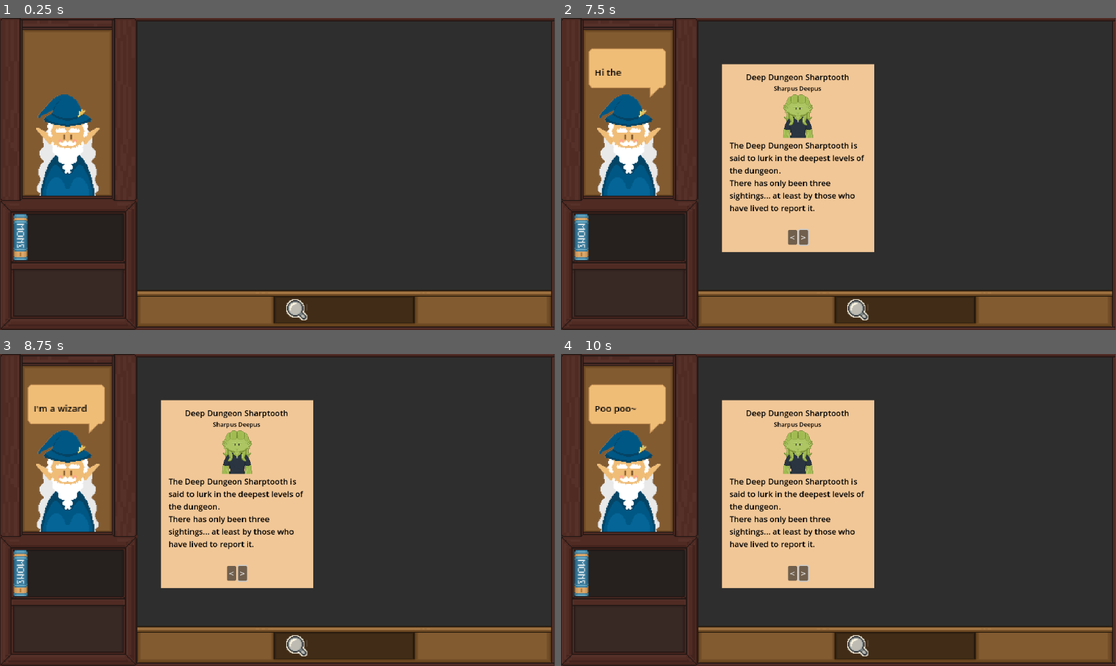
Above: before the commit, frames 1-4 (two rows, left to right).
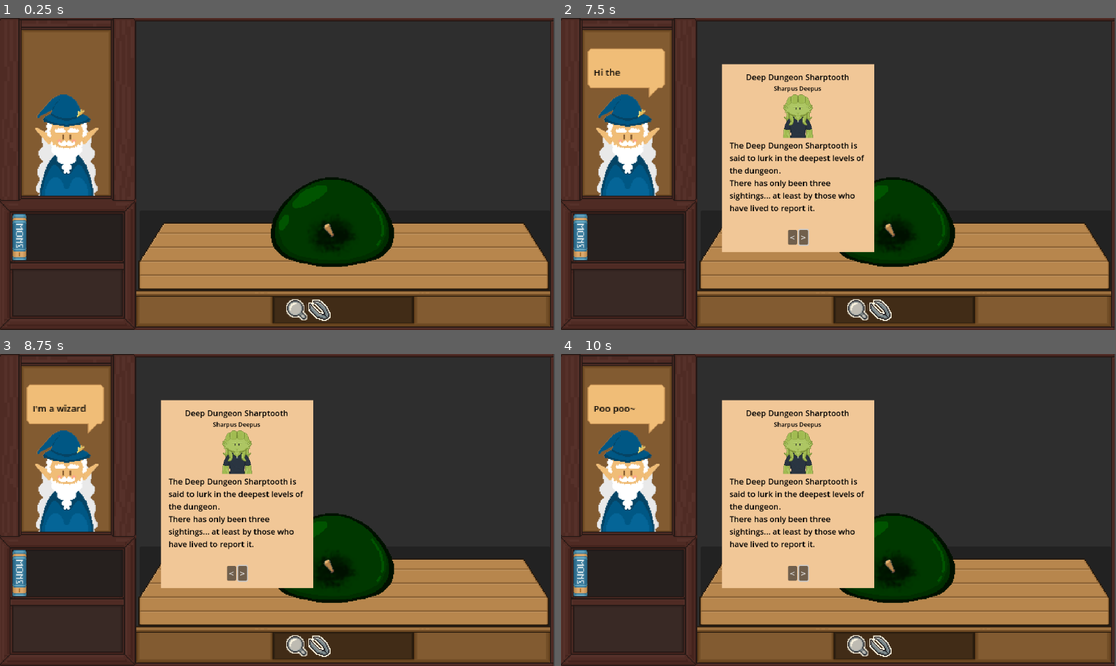
Above: after the commit, the same moments.

Repository: brekkiee/Dungeonologist
Game: Godot game, scene res://Scenes/home.tscn
The game is run twice, just before and just after one commit, with the same random seed, the same clock (stepped at 60 frames per second) and the same inputs.
Inputs (mouse positions are in pixels of both pictures, inside the frame that each line leads up to):
- Up to frame 1 (0.25 s): no input
- Up to frame 2 (7.5 s): click (583, 236) at 0.5 s; click "<" at 1.25 s; click ">" at 2 s; click (583, 236) at 2.75 s; click (583, 236) at 3.5 s; click "<" at 4.25 s; click ">" at 5 s; click "<" at 5.75 s; click ">" at 6.5 s; tap Enter at 7.25 s; move the mouse to (855, 311) at 7.27 s; hold Space (advance_text) from 7.28 s (still down); click (855, 311) at 7.42 s
- Up to frame 3 (8.75 s): move the mouse to (166, 525) at 8.02 s; release Space (advance_text) at 8.03 s; tap Space (advance_text) at 8.1 s; click (166, 525) at 8.17 s
- Up to frame 4 (10 s): move the mouse to (894, 441) at 8.77 s; hold Space (advance_text) 8.78-9.53 s; click (894, 441) at 8.92 s; tap Enter at 9.5 s; move the mouse to (810, 572) at 9.52 s; tap Space (advance_text) at 9.6 s; click (810, 572) at 9.67 s

The runs differ from the first frame. In frame 1, 20% of the frame differs, in the area x 0-100%, y 0-100%; in frame 2, 17%; in frame 3, 17%; in frame 4, 17%.
Error after the commit: Invalid access to property or key 'extents' on a base object of type 'CapsuleShape2D'. (res://Scripts/magnifying_glass.gd:30)

Commit message:
Tweezers,Monster

Diff:
--- a/Scenes/UI.tscn
+++ b/Scenes/UI.tscn
@@ -6,6 +6,8 @@
 [ext_resource type="Script" path="res://Scripts/NPC.gd" id="3_ggbwu"]
 [ext_resource type="Texture2D" uid="uid://b305gyiy1canp" path="res://Assets/Sprites/mon_book.png" id="4_iyqxm"]
 [ext_resource type="Texture2D" uid="uid://bc2u4ocwp1y34" path="res://Assets/Sprites/wizard.png" id="4_qn8ya"]
+[ext_resource type="Texture2D" uid="uid://dl15v83fdbyfj" path="res://Assets/Sprites/examination_table.png" id="7_t6mku"]
+[ext_resource type="Script" path="res://Scripts/examination_table.gd" id="7_vvbcd"]
 
 [sub_resource type="StyleBoxEmpty" id="StyleBoxEmpty_och05"]
 
@@ -108,8 +110,25 @@
 offset_left = 1.0
 offset_right = 30.0
 offset_bottom = 98.0
+focus_mode = 0
 action_mode = 0
 texture_normal = ExtResource("4_iyqxm")
 stretch_mode = 0
 
+[node name="ExaminationTable" type="Panel" parent="MainScreen/ScreenBorders"]
+layout_mode = 0
+offset_left = 293.0
+offset_top = 400.0
+offset_right = 1145.0
+offset_bottom = 565.0
+script = ExtResource("7_vvbcd")
+
+[node name="ExamTableSprite2D" type="Sprite2D" parent="MainScreen/ScreenBorders/ExaminationTable"]
+position = Vector2(423.567, 94.482)
+scale = Vector2(2.27286, 1.80967)
+texture = ExtResource("7_t6mku")
+
+[node name="MonsterSpawnPoint" type="Node2D" parent="MainScreen/ScreenBorders/ExaminationTable"]
+position = Vector2(423, 38)
+
 [connection signal="pressed" from="MainScreen/ScreenBorders/BookShelf/MonsterBook" to="." method="_on_monster_book_pressed"]
--- a/Scenes/home.tscn
+++ b/Scenes/home.tscn
@@ -1,16 +1,40 @@
-[gd_scene load_steps=3 format=3 uid="uid://bmh42strr33gs"]
+[gd_scene load_steps=7 format=3 uid="uid://bmh42strr33gs"]
 
 [ext_resource type="PackedScene" uid="uid://bphpdmmsdqanf" path="res://Scenes/UI.tscn" id="1_52rdi"]
+[ext_resource type="Script" path="res://Scripts/tweezers.gd" id="1_514t0"]
 [ext_resource type="PackedScene" uid="uid://d1eahw0u8vb76" path="res://Scenes/magnifying_glass.tscn" id="1_c52ij"]
+[ext_resource type="PackedScene" uid="uid://ca2gxr4j2dn0f" path="res://Scenes/tweezers.tscn" id="4_y2836"]
+[ext_resource type="PackedScene" uid="uid://ccghv05kf58v" path="res://Scenes/monster.tscn" id="5_6i7e5"]
+[ext_resource type="PackedScene" uid="uid://dwl8ctvkevob0" path="res://Scenes/splinter.tscn" id="6_ww02q"]
 
 [node name="Home" type="Node2D"]
+script = ExtResource("1_514t0")
 
 [node name="UI" type="CanvasLayer" parent="."]
 layer = -1
 
 [node name="Control" parent="UI" instance=ExtResource("1_52rdi")]
+offset_left = -2.0
+offset_right = -2.0
 
 [node name="MagnifyingGlass" parent="." instance=ExtResource("1_c52ij")]
-z_index = 1
 position = Vector2(616, 606)
 scale = Vector2(2, 2)
+splinter_path = NodePath("../splinter")
+
+[node name="tweezers" parent="." instance=ExtResource("4_y2836")]
+z_index = 1
+position = Vector2(663, 607)
+scale = Vector2(2.02262, 2.02262)
+picked_up = false
+target_color = Color(0, 1, 0, 1)
+normal_color = Color(1, 1, 1, 1)
+splinter_path = NodePath("../splinter")
+
+[node name="monster" parent="." instance=ExtResource("5_6i7e5")]
+position = Vector2(690, 425)
+
+[node name="splinter" parent="." instance=ExtResource("6_ww02q")]
+z_index = 1
+position = Vector2(682, 441)
+scale = Vector2(1.63281, 1.64)
--- a/Scenes/magnifying_glass.tscn
+++ b/Scenes/magnifying_glass.tscn
@@ -6,6 +6,7 @@
 [sub_resource type="RectangleShape2D" id="RectangleShape2D_4f2kd"]
 
 [node name="MagnifyingGlass" type="Area2D"]
+z_index = 2
 script = ExtResource("1_28yun")
 
 [node name="CollisionShape2D" type="CollisionShape2D" parent="."]
--- /dev/null
+++ b/Scenes/monster.tscn
@@ -0,0 +1,18 @@
+[gd_scene load_steps=4 format=3 uid="uid://ccghv05kf58v"]
+
+[ext_resource type="Texture2D" uid="uid://cae8lccnegdy7" path="res://Assets/Sprites/slime.png" id="1_gyvto"]
+[ext_resource type="Script" path="res://Scripts/monster.gd" id="1_xsjbf"]
+
+[sub_resource type="CircleShape2D" id="CircleShape2D_xfjx7"]
+
+[node name="monster" type="Area2D"]
+script = ExtResource("1_xsjbf")
+
+[node name="monsterSprite2D" type="Sprite2D" parent="."]
+scale = Vector2(1.74074, 1.74074)
+texture = ExtResource("1_gyvto")
+
+[node name="CollisionShape2D" type="CollisionShape2D" parent="."]
+position = Vector2(-5, 18)
+scale = Vector2(3.72, 3.72)
+shape = SubResource("CircleShape2D_xfjx7")
--- /dev/null
+++ b/Scenes/splinter.tscn
@@ -0,0 +1,13 @@
+[gd_scene load_steps=3 format=3 uid="uid://dwl8ctvkevob0"]
+
+[ext_resource type="Texture2D" uid="uid://besft1shxtnb2" path="res://Assets/Sprites/splinter.png" id="1_jjul6"]
+
+[sub_resource type="CapsuleShape2D" id="CapsuleShape2D_7fa14"]
+
+[node name="splinter" type="Area2D"]
+
+[node name="CollisionShape2D" type="CollisionShape2D" parent="."]
+shape = SubResource("CapsuleShape2D_7fa14")
+
+[node name="Sprite2D" type="Sprite2D" parent="."]
+texture = ExtResource("1_jjul6")
--- /dev/null
+++ b/Scenes/tweezers.tscn
@@ -0,0 +1,16 @@
+[gd_scene load_steps=4 format=3 uid="uid://ca2gxr4j2dn0f"]
+
+[ext_resource type="Script" path="res://Scripts/tweezers.gd" id="1_gbm6v"]
+[ext_resource type="Texture2D" uid="uid://qxcsfuhsrm5x" path="res://Assets/Sprites/tweezers.png" id="2_vvrs4"]
+
+[sub_resource type="RectangleShape2D" id="RectangleShape2D_5n3qh"]
+
+[node name="tweezers" type="Area2D"]
+z_index = 2
+script = ExtResource("1_gbm6v")
+
+[node name="CollisionShape2D" type="CollisionShape2D" parent="."]
+shape = SubResource("RectangleShape2D_5n3qh")
+
+[node name="Sprite2D" type="Sprite2D" parent="."]
+texture = ExtResource("2_vvrs4")
--- a/Scripts/UI.gd
+++ b/Scripts/UI.gd
@@ -1,6 +1,7 @@
 extends Control
 
 @onready var book_scene = preload("res://Scenes/book.tscn")
+@onready var exam_table_scene = $MainScreen/ScreenBorders/ExaminationTable
 
 var book
 var book_open = false
@@ -13,3 +14,7 @@
 	elif book_open:
 		book.queue_free()
 		book_open = false
+
+#func _ready():
+#	# Spawning a monster TODO: Add button
+#	exam_table_scene.spawn_monster()
--- /dev/null
+++ b/Scripts/examination_table.gd
@@ -0,0 +1,12 @@
+extends Panel
+
+@export var monster_scene: PackedScene = preload("res://Scenes/monster.tscn")
+@onready var spawn_point: Node2D = $MonsterSpawnPoint
+
+func spawn_monster():
+	if monster_scene:
+		var monster = monster_scene.instantiate()
+		monster.position = spawn_point.global_position
+		get_tree().root.call_deferred("add_child", monster)
+	else:
+		print("Monster scene not set")
--- a/Scripts/magnifying_glass.gd
+++ b/Scripts/magnifying_glass.gd
@@ -1,18 +1,39 @@
 extends Area2D
 
-@export var picked_up: bool
+@export var picked_up: bool = false
+@export var target_color: Color = Color(0, 1, 0)  # Green color
+@export var normal_color: Color = Color(1, 1, 1)  # Default color (white)
+@onready var sprite: Sprite2D = $Sprite2D
+@export var splinter_path: NodePath  # Path to the splinter node
+
+func _ready():
+	if not is_connected("mouse_entered", Callable(self, "_on_mouse_entered")):
+		self.connect("mouse_entered", Callable(self, "_on_mouse_entered"))
+	if not is_connected("mouse_exited", Callable(self, "_on_mouse_exited")):
+		self.connect("mouse_exited", Callable(self, "_on_mouse_exited"))
 
 func _on_mouse_entered():
-		if not picked_up:
-			picked_up = true
+	if not picked_up:
+		picked_up = true
 
-# Called every frame. 'delta' is the elapsed time since the previous frame.
 func _process(delta):
 	if picked_up and Input.is_mouse_button_pressed(1):
 		global_position = get_global_mouse_position()
 	if Input.is_mouse_button_pressed(0):
 		picked_up = false
 
+	var splinter = get_node(splinter_path)
+	if splinter:
+		var collision_shape = splinter.get_node("CollisionShape2D")
+		if collision_shape:
+			var shape = collision_shape.shape
+			var splinter_rect = Rect2(collision_shape.global_position - shape.extents, shape.extents * 2)
+			if splinter_rect.has_point(global_position):
+				sprite.modulate = target_color  # Change color to green
+			else:
+				sprite.modulate = normal_color  # Change color back to normal
+
 func _on_mouse_exited():
 	if not Input.is_mouse_button_pressed(1):
 		picked_up = false
+		sprite.modulate = normal_color  # Change color back to normal
--- /dev/null
+++ b/Scripts/monster.gd
@@ -0,0 +1,9 @@
+extends Area2D
+
+@onready var monster_sprite = $monsterSprite2D
+
+func _ready():
+	monster_sprite.modulate = Color(0, 1, 0)  # Set monster to green at the start
+
+func heal_monster():
+	monster_sprite.modulate = Color(1, 1, 1)  # Reset color to normal
--- /dev/null
+++ b/Scripts/tweezers.gd
@@ -0,0 +1,43 @@
+extends Node2D
+
+@export var picked_up: bool = false
+@export var target_color: Color = Color(0, 1, 0)  # Green color
+@export var normal_color: Color = Color(1, 1, 1)  # Default color (white)
+@onready var sprite: Sprite2D = $Sprite2D
+@export var splinter_path: NodePath  # Path to the splinter node
+
+func _on_mouse_entered():
+	picked_up = true
+
+func _process(delta):
+	if picked_up and Input.is_mouse_button_pressed(1):
+		global_position = get_global_mouse_position()
+	if Input.is_mouse_button_pressed(0):
+		picked_up = false
+
+#	var splinter = get_node(splinter_path)
+#	if splinter:
+#		var collision_shape = splinter.get_node("CollisionShape2D")
+#		if collision_shape:
+#			var shape = collision_shape.shape
+#			var splinter_rect = Rect2(collision_shape.global_position - shape.extents, shape.extents * 2)
+#			if splinter_rect.has_point(global_position):
+#				sprite.modulate = target_color  # Change color to green
+#			else:
+#				sprite.modulate = normal_color  # Change color back to normal
+
+func _on_mouse_exited():
+	picked_up = false
+
+#func _input(event):
+#	if event is InputEventMouseButton and event.pressed and picked_up:
+##		var splinter = get_node(splinter_path)
+#		if splinter and splinter.visible:
+#			var collision_shape = splinter.get_node("CollisionShape2D")
+#			if collision_shape:
+#				var shape = collision_shape.shape
+#				var splinter_rect = Rect2(collision_shape.global_position - shape.extents, shape.extents * 2)
+#				if splinter_rect.has_point(mouse_position):
+#					var monster = get_tree().get_root().get_node("Home/monster")
+#					if monster and monster.has_method("heal_monster"):
+#						monster.heal_monster()
Binary file added: Assets/Sprites/Sprite_Assets.png
Not shown, added: Assets/Sprites/Sprite_Assets.png.import
Binary file added: Assets/Sprites/examination_table.png
Not shown, added: Assets/Sprites/examination_table.png.import
Binary file added: Assets/Sprites/pain_expression.png
Not shown, added: Assets/Sprites/pain_expression.png.import
Binary file added: Assets/Sprites/splinter.png
Not shown, added: Assets/Sprites/splinter.png.import
Binary file added: Assets/Sprites/tweezers.png
Not shown, added: Assets/Sprites/tweezers.png.import
Not shown: 1 places in Scenes/UI.tscn that only renumber resources
